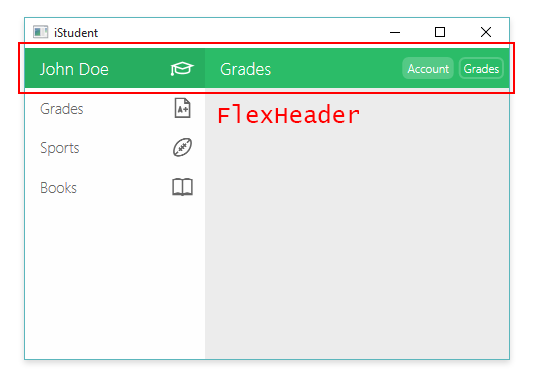
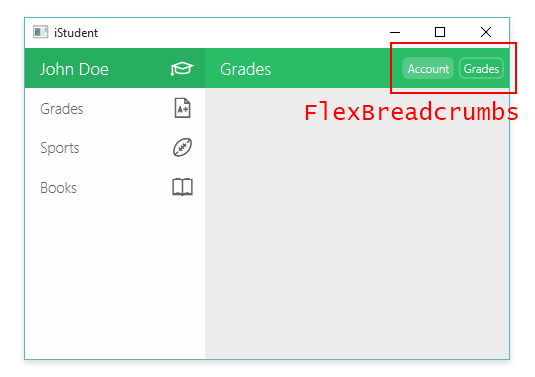
Two versions of the same layered image (535x377). Layer-by-layer changes:
showed group "FlexBreadcrumbs" (2 layers) over [305, 42, 518, 120]
hid group "FlexHeader" (2 layers) over [18, 42, 515, 123]
